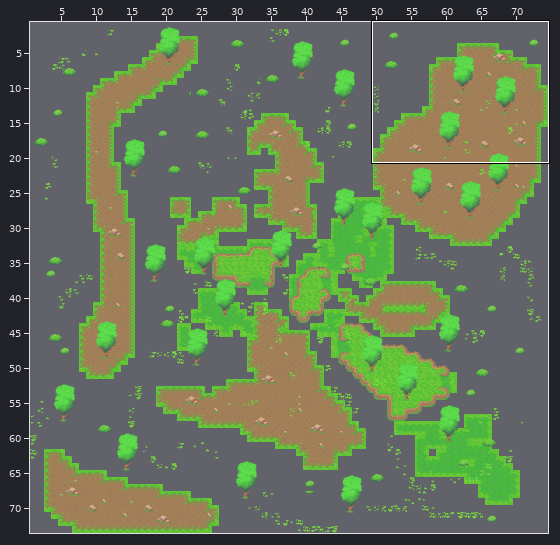
An edit to a level. Tiled map, UnForest/Assets/Images/maps/sem título.tmx. Above, an overview of the earlier version with the close-up marked.
Close-up. As it was:
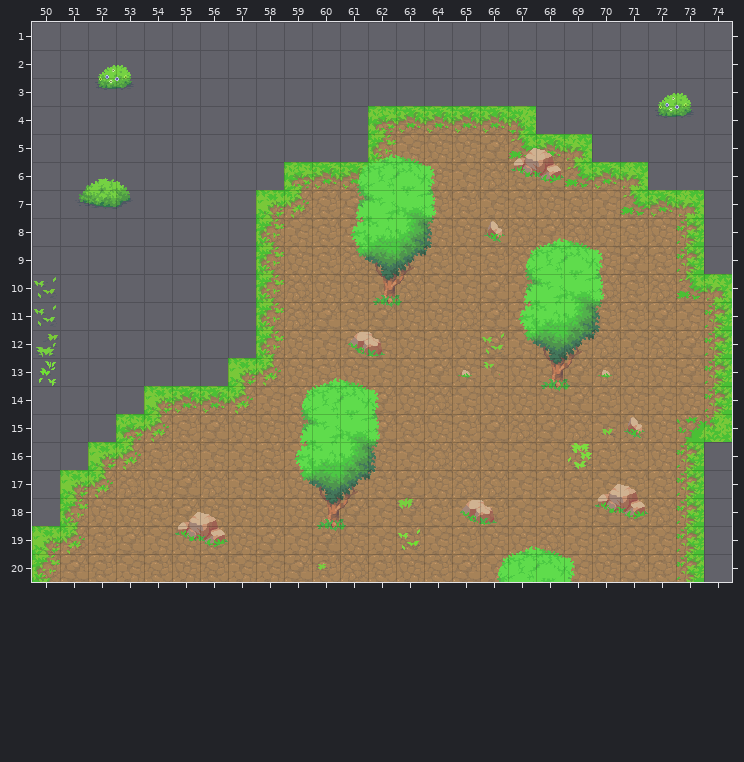
Cells are 32x32 px. Shown: x 50..74, y 1..20. The commit also changed other parts of the map, which this record leaves out. Not drawn, because the pictures are missing: unchanged layer "base grass".
The result:
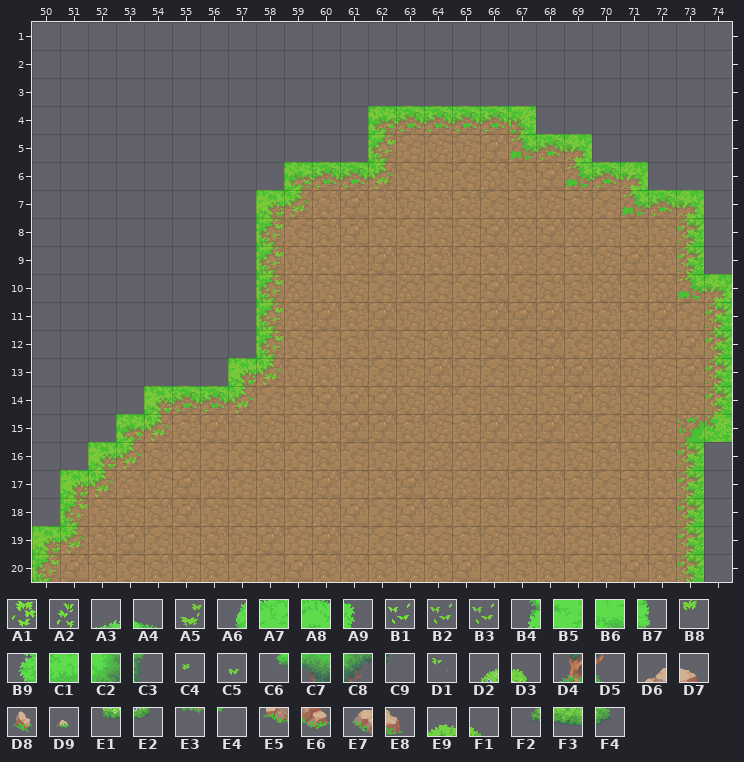
Key: from "Tilesets and props Demo": A1 247, A2 250, A3 269, A4 270, A5 282, A6 294, A7 295, A8 296, A9 297, B1 301, B2 305, B3 307, B4 320, B5 321, B6 322, B7 323, B8 331, B9 346, C1 347, C2 348, C3 349, C4 358, C5 359, C6 372, C7 373, C8 374, C9 375, D1 386, D2 396, D3 397, D4 399, D5 400, D6 409, D7 410, D8 411, D9 412, E1 422, E2 423, E3 425, E4 426, E5 435, E6 436, E7 437, E8 438, E9 449, F1 450, F2 474, F3 475, F4 476.
__ is an empty cell.
Change:
Layer "TRONCO ARVORE 1" (now hidden):
y 2: x 52..53 D2 D3 -> __ __
y 3: x 52..53 E1 E2 -> __ __; x 72..73 D2 D3 -> __ __
y 4: x 72..73 E1 E2 -> __ __
y 5: x 67..68 D6 D7 -> __ __
y 6: x 52..53 E9 F1 -> __ __; x 67..68 E5 E6 -> __ __
y 7: x 51..53 F2 F3 F4 -> __ __ __
y 8: x 66 D8 -> __
y 10: x 50 B3 -> __; x 62..63 D4 D5 -> __ __
y 11: x 50 B2 -> __; x 62..63 E3 E4 -> __ __
y 12: x 50 A5 -> __; x 61..62 E7 E8 -> __ __; x 66 B2 -> __
y 13: x 50 A2 -> __; x 65..66 D9 D1 -> __ __; x 68..70 D4 D5 D9 -> __ __ __
y 14: x 68..69 E3 E4 -> __ __
y 15: x 70..71 C5 D8 -> __ __
y 16: x 69 A1 -> __
y 17: x 70..71 D6 D7 -> __ __
y 18: x 55..56 D6 D7 -> __ __; x 60..61 D4 D5 -> __ __; x 63 B8 -> __; x 65..66 E7 E8 -> __ __; x 70..71 E5 E6 -> __ __
y 19: x 55..56 E5 E6 -> __ __; x 60..61 E3 E4 -> __ __; x 63 B1 -> __
y 20: x 60 C4 -> __
Layer "COPA ARVORE 1" (now hidden):
y 2: x 52..53 D2 D3 -> __ __
y 3: x 52..53 E1 E2 -> __ __; x 72..73 D2 D3 -> __ __
y 4: x 72..73 E1 E2 -> __ __
y 5: x 62..63 A3 A4 -> __ __; x 67..68 D6 D7 -> __ __
y 6: x 52..53 E9 F1 -> __ __; x 61..64 A6 A7 A8 A9 -> __ __ __ __; x 67..68 E5 E6 -> __ __
y 7: x 51..53 F2 F3 F4 -> __ __ __; x 61..64 B4 B5 B6 B7 -> __ __ __ __
y 8: x 61..64 B9 C1 C2 C3 -> __ __ __ __; x 66 D8 -> __; x 68..69 A3 A4 -> __ __
y 9: x 61..64 C6 C7 C8 C9 -> __ __ __ __; x 67..70 A6 A7 A8 A9 -> __ __ __ __
y 10: x 50 B3 -> __; x 67..70 B4 B5 B6 B7 -> __ __ __ __
y 11: x 50 B2 -> __; x 67..70 B9 C1 C2 C3 -> __ __ __ __
y 12: x 50 A5 -> __; x 61..62 E7 E8 -> __ __; x 66..70 B2 C6 C7 C8 C9 -> __ __ __ __ __
y 13: x 50 A2 -> __; x 60..61 A3 A4 -> __ __; x 65..66 D9 D1 -> __ __; x 70 D9 -> __
y 14: x 59..62 A6 A7 A8 A9 -> __ __ __ __
y 15: x 59..62 B4 B5 B6 B7 -> __ __ __ __; x 70..71 C5 D8 -> __ __
y 16: x 59..62 B9 C1 C2 C3 -> __ __ __ __; x 69 A1 -> __
y 17: x 59..62 C6 C7 C8 C9 -> __ __ __ __; x 70..71 D6 D7 -> __ __
y 18: x 55..56 D6 D7 -> __ __; x 63 B8 -> __; x 65..66 E7 E8 -> __ __; x 70..71 E5 E6 -> __ __
y 19: x 55..56 E5 E6 -> __ __; x 63 B1 -> __; x 67..68 A3 A4 -> __ __
y 20: x 60 C4 -> __; x 66..69 A6 A7 A8 A9 -> __ __ __ __
Boxes around the changes in both close-ups, in picture pixels (x1, y1, x2, y2):
removed: (95, 65, 134, 90)
removed: (655, 93, 694, 118)
removed: (294, 154, 436, 570)
removed: (511, 148, 564, 183)
removed: (75, 178, 133, 209)
removed: (458, 221, 648, 582)
removed: (34, 277, 59, 386)
removed: (175, 512, 228, 547)
